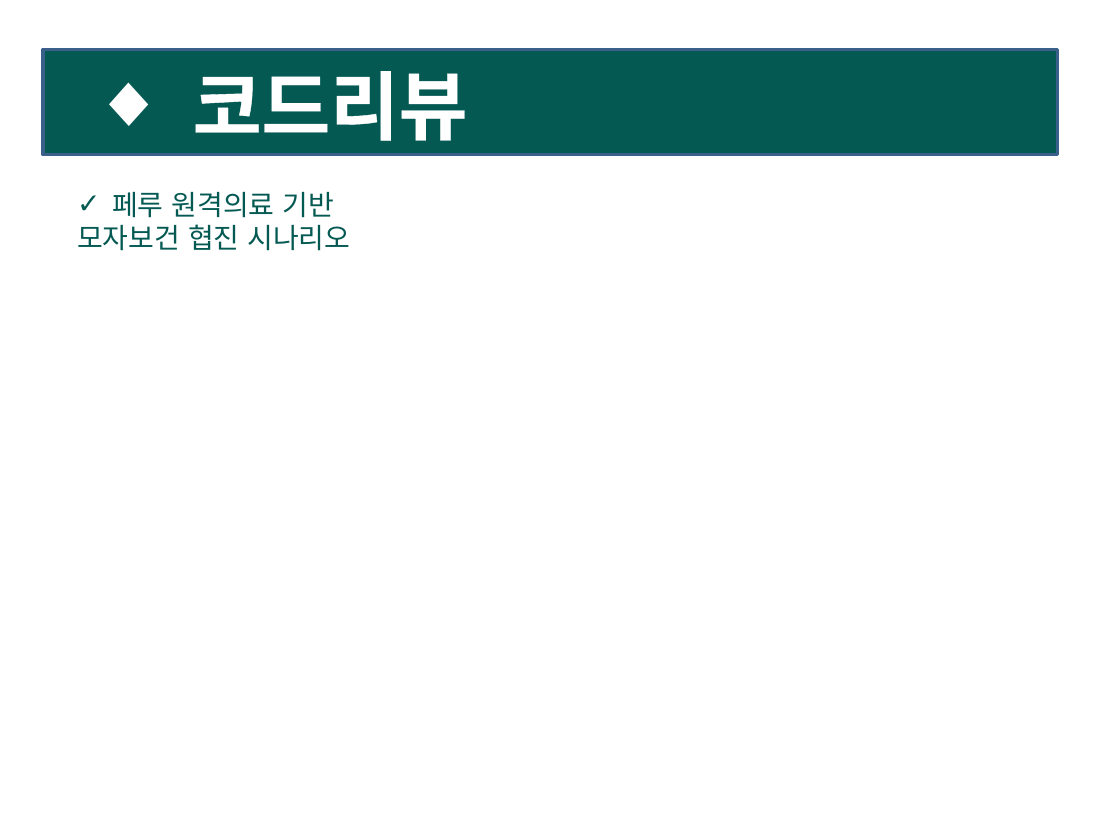
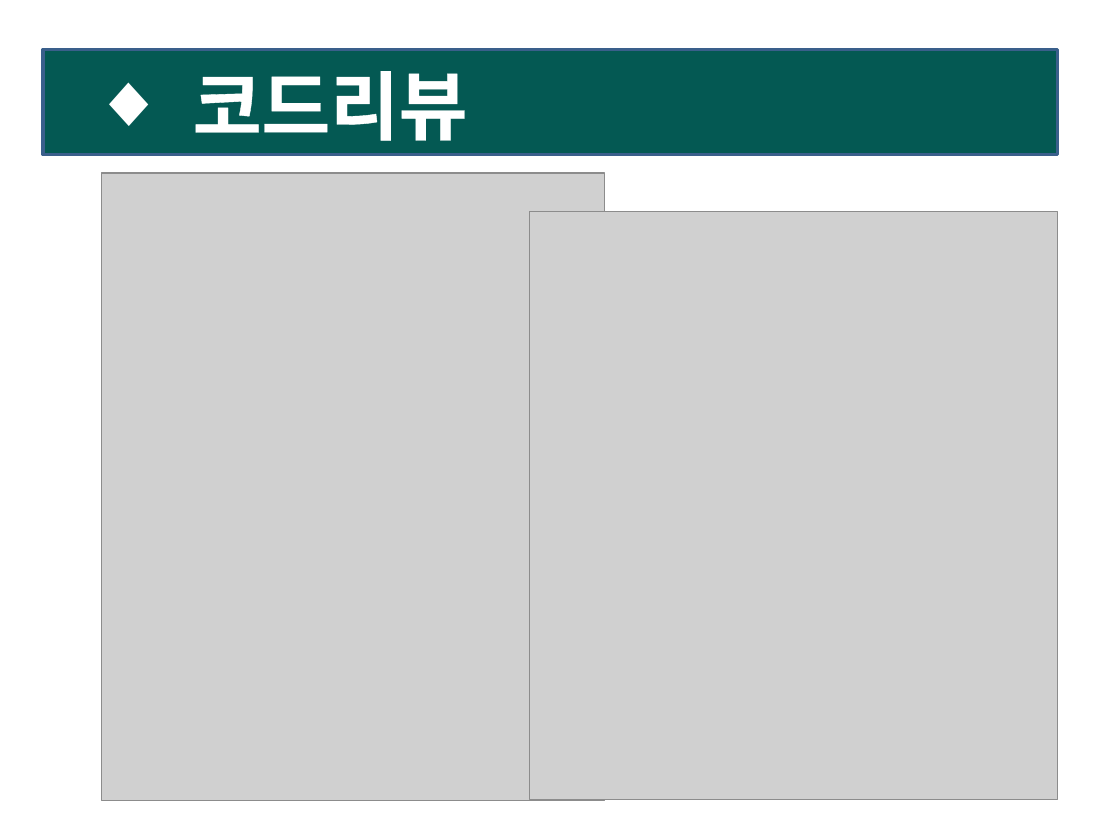
Before and after one commit to MCCperuPHR/peruPHR, a slide deck: slide 8 of PeruPHR-최종보고.pptx (slide 6 before the commit). Drawn at 1120x840 pixels with LibreOffice and Linux fonts; fonts in the diff are those of the drawing; grey boxes stand for pictures. Boxes give left, top, right and bottom in pixels: in the first picture for what was removed or moved away, otherwise in the second. Text is boxed around its words. In the diff, an @@ line names an element or a change of style, - is before the commit and + after.

```diff
--- a/PeruPHR-최종보고.pptx
+++ b/PeruPHR-최종보고.pptx
@@ picture added at (102, 174, 605, 801) @@
@@ text removed at (77, 192, 350, 251) @@
-✓ 페루 원격의료 기반
-모자보건 협진 시나리오
@@ picture added at (530, 212, 1057, 800) @@
```
Also in this commit, not shown: 2 other slides changed, 11 slides added.
